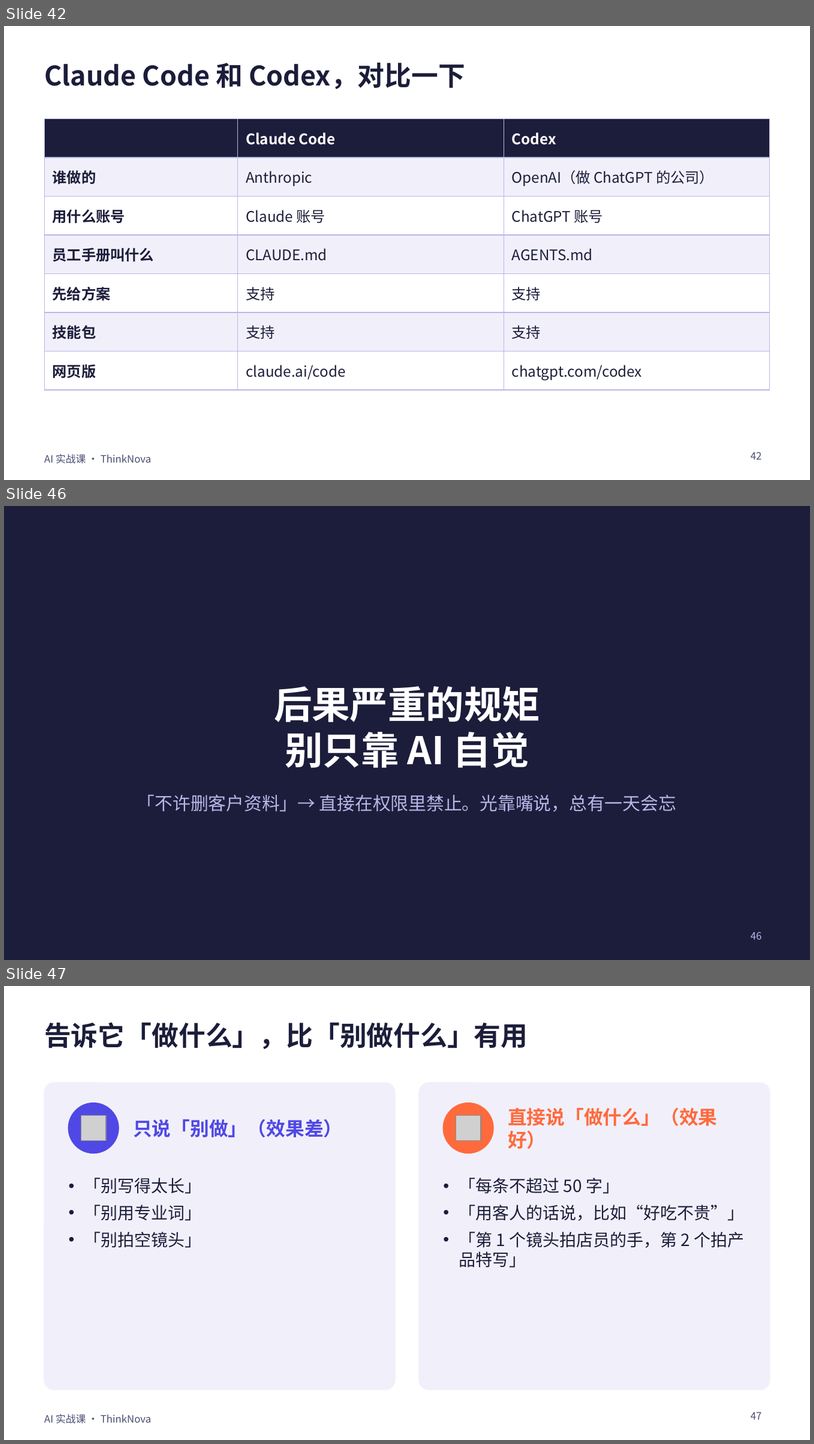
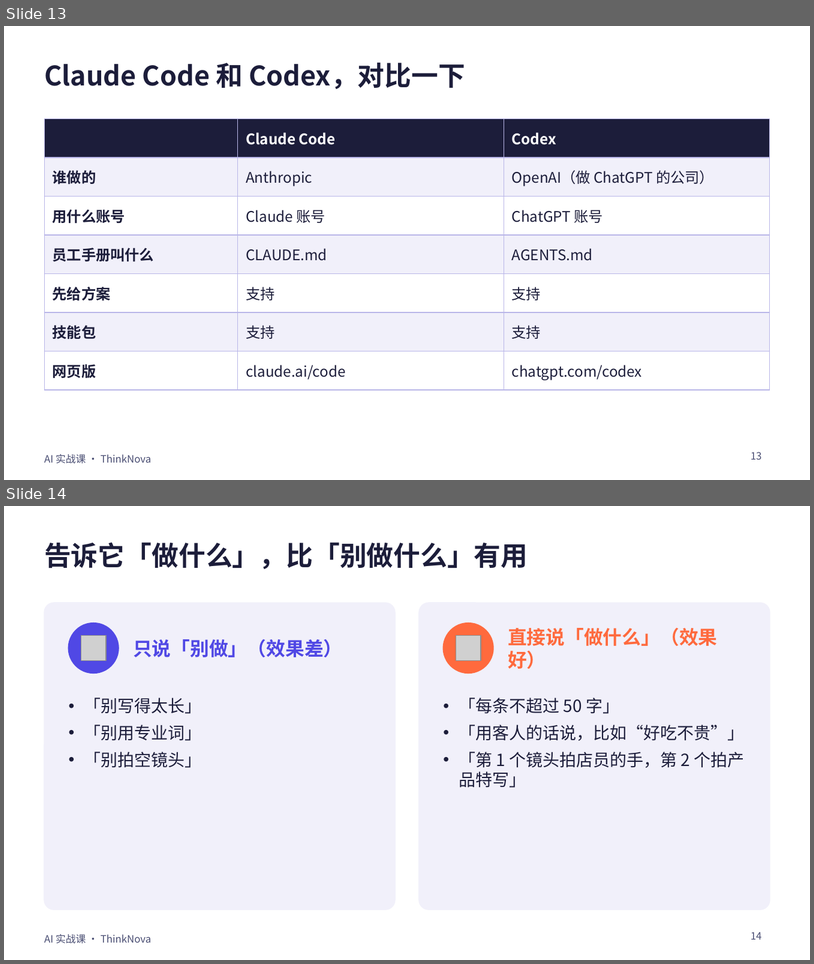
Before and after one commit to freyhuang-11/thinknova-memory, a slide deck: courses/AI课程_2026-10/PPT/AI实战课_精华版.pptx. Shown one above the other, each under a label of ours: slides 42, 46 and 47 before the commit, slides 13 and 14 after it; the slides between them are not shown. The pictures are 814x1444 and 814x964 pixels, drawn with LibreOffice and Linux fonts; fonts in the diff are those of the drawing; grey boxes stand for pictures. Boxes give left, top, right and bottom in pixels: in the first picture for what was removed or moved away, otherwise in the second. Text is boxed around its words. In the diff, an @@ line names an element or a change of style, - is before the commit and + after.

```diff
--- a/courses/AI课程_2026-10/PPT/AI实战课_精华版.pptx
+++ b/courses/AI课程_2026-10/PPT/AI实战课_精华版.pptx
@@ slide 46 removed at (x1=4, y1=506, x2=810, y2=960), background #1C1D3A @@
@@ title removed at (x1=274, y1=686, x2=540, y2=768) @@
-后果严重的规矩
-别只靠 AI 自觉
@@ text removed at (x1=137, y1=795, x2=677, y2=811) @@
-「不许删客户资料」→ 直接在权限里禁止。光靠嘴说，总有一天会忘
@@ page number removed at (x1=751, y1=931, x2=762, y2=939) @@
-46
@@ what was slide 42 is now slide 13 @@
@@ page number at (x1=751, y1=451, x2=762, y2=459): text changed @@
-42
+13
@@ what was slide 47 is now slide 14 @@
@@ page number at (x1=751, y1=931, x2=762, y2=939): text changed @@
-47
+14
```
Also in this commit, not shown: 1 slide changed, 57 other slides removed, 4 other files.
